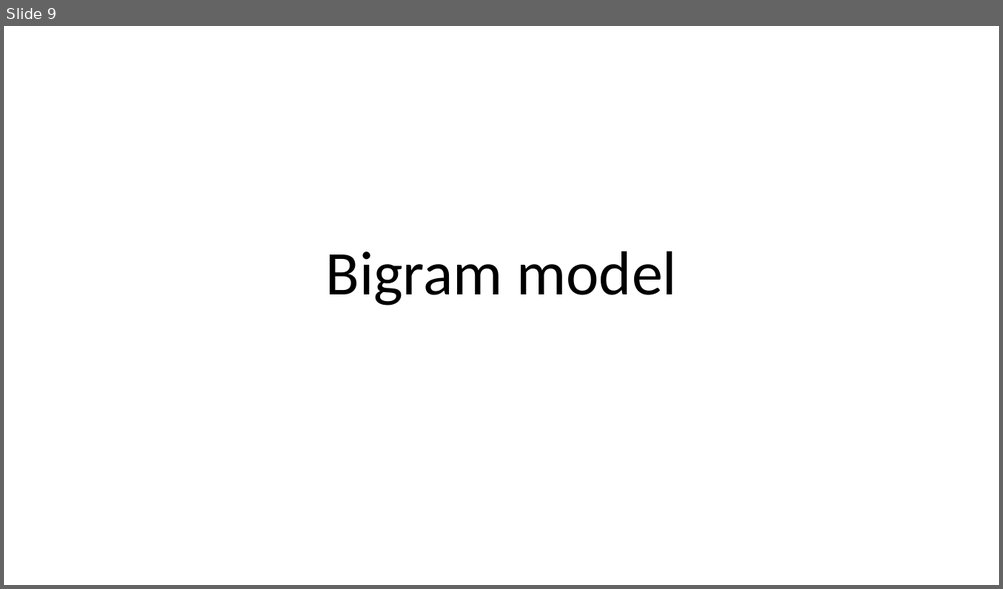
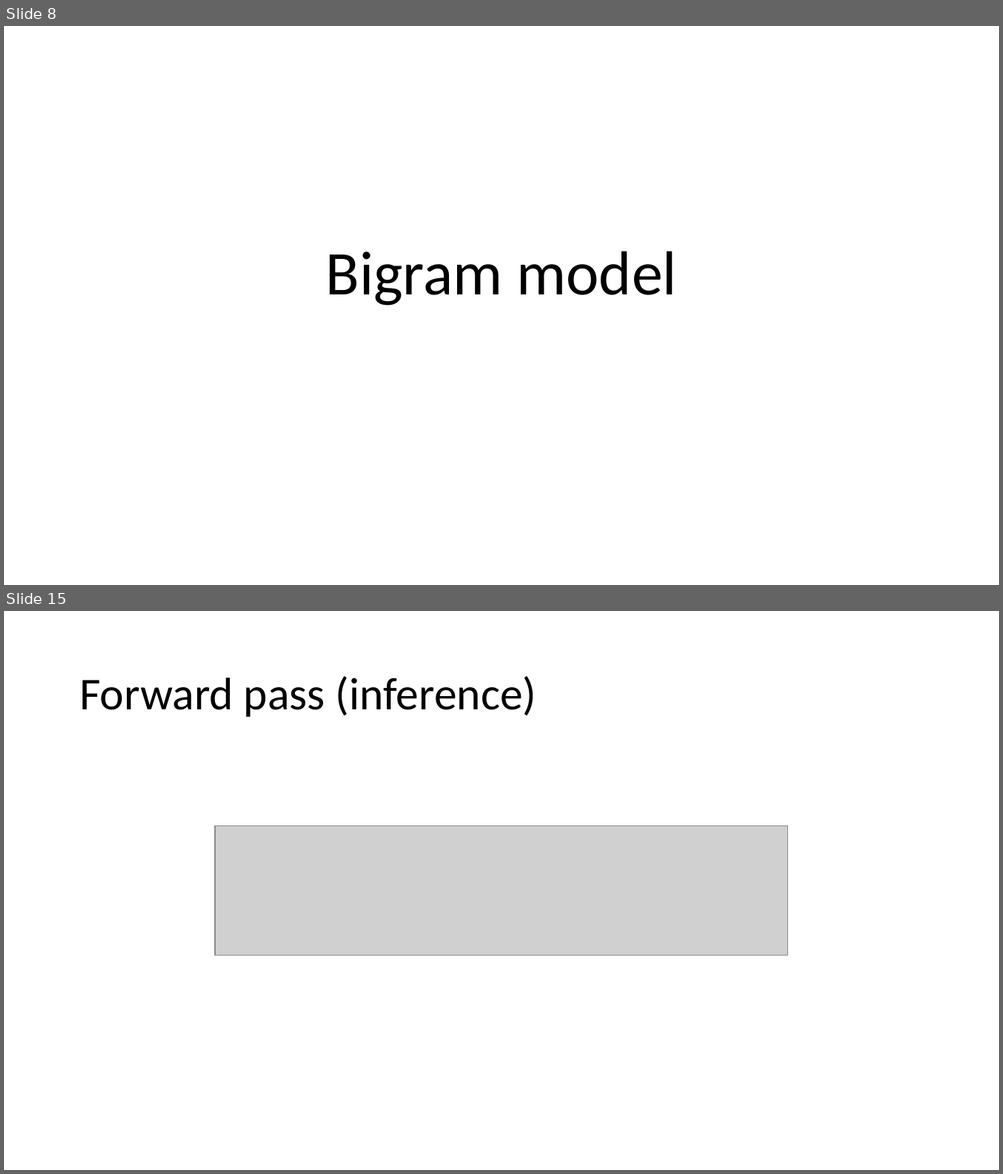
Before and after one commit to bodzio50318/genAiWorkshop, a slide deck: AiDem.pptm. Shown one above the other, each under a label of ours: slide 9 before the commit, slides 8 and 15 after it; the slides between them are not shown. The pictures are 1003x589 and 1003x1174 pixels, drawn with LibreOffice and Linux fonts; fonts in the diff are those of the drawing; grey boxes stand for pictures. Boxes give left, top, right and bottom in pixels: in the first picture for what was removed or moved away, otherwise in the second. Text is boxed around its words. In the diff, an @@ line names an element or a change of style, - is before the commit and + after.

```diff
--- a/AiDem.pptm
+++ b/AiDem.pptm
@@ slide 15 added at (4, 611, 999, 1170), background #FFFFFF @@
@@ title added at (79, 676, 537, 717), 44 pt, text #000000 @@
+Forward pass (inference)
@@ picture added at (215, 826, 788, 956) @@
@@ what was slide 9 is now slide 8 @@
```
Also in this commit, not shown: 3 slides changed, 6 other slides added, 1 slide removed, 4 other files.
